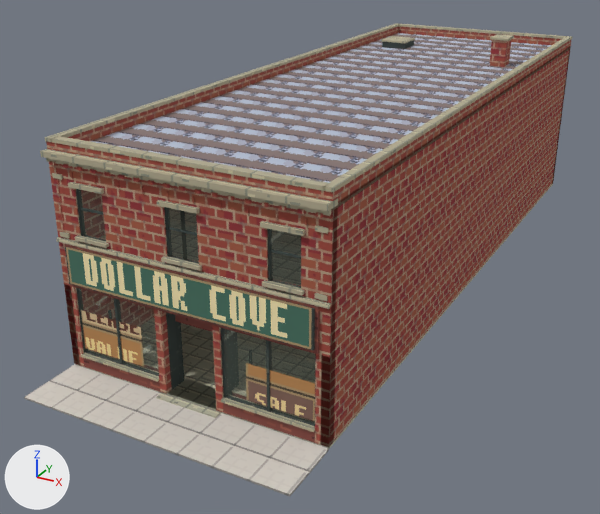
Renders of the Blender file prototypes/five-and-dime/marlow-2000.blend from each side of a commit.
Before and after are seen from a camera (50 mm lens) standing at (14.1, -18.3, 15.2) and looking at (-1.8, 10.5, 0.8). Lighting does not change. The marker at lower left points along +X, +Y and +Z. The older version comes first. Objects named as collision shapes, trigger or cutter boxes, shadow casters or lower levels of detail are left out.

Before the edit, the objects in view are built like this:
```python
ob_building_shell__02 = bpy.data.objects.new('building_shell__02', me_entry_transom_head)
ob_building_shell__02.parent = ob_building_shell
ob_building_shell__02.location = (0.0, 0.0, 0.0)
ob_roof_and_parapet__02 = bpy.data.objects.new('roof_and_parapet__02', me_continuous_roof_deck)
ob_roof_and_parapet__02.parent = ob_roof_and_parapet
ob_roof_and_parapet__02.location = (0.0, 0.0, 0.0)
ob_roof_and_parapet__03 = bpy.data.objects.new('roof_and_parapet__03', me_rear_roof_scuttle)
ob_roof_and_parapet__03.parent = ob_roof_and_parapet
ob_roof_and_parapet__03.location = (0.0, 0.0, 0.0)
ob_sign_sale = bpy.data.objects.new('sign_sale', me_sign_sale)
ob_sign_sale.parent = ob_building_shell
ob_sign_sale.location = (0.0, 0.0, 0.0)
ob_sign_value = bpy.data.objects.new('sign_value', me_sign_value)
ob_sign_value.parent = ob_building_shell
ob_sign_value.location = (0.0, 0.0, 0.0)
# also in view: 'building_shell__00' at (0.0, 14.0, 3.6); 'roof_and_parapet__00' at (0.0, 13.9, 8.2); 'sign_name' at (0.0, -0.2, 4.1); 'Shared street sidewalk' at (0.0, -1.2, 0.0); 'roof_and_parapet__01' at (0.0, 13.9, 8.3)
```
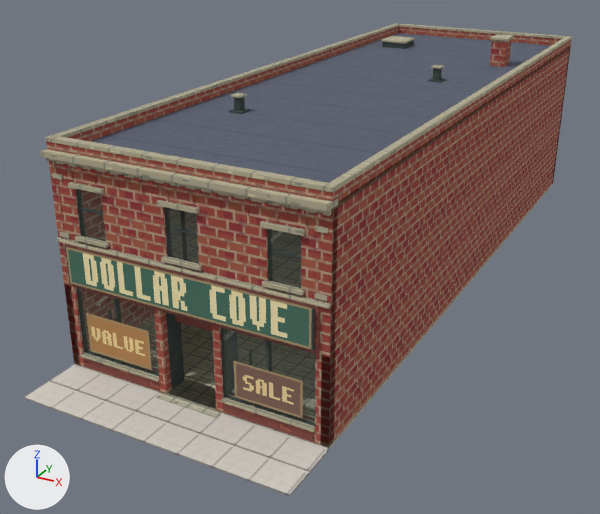
What changed in the scene script:
```text
Add img_membrane_png:
    img_membrane_png = load_image('membrane.png', '_unpacked/membrane.png', 128, 128, 'sRGB')
Change mat_roof_built_up:
    mat_roof_built_up.texture: img_tar_png -> img_membrane_png
Change me_sign_value:
    used by ob_sign_value; parent = ob_building_shell; location = (0.0, 0.0, 0.0)
    remove me_sign_value.from_pydata(...)  # 4 vertices, 1 face; spans x -4.57..-1.93, y 0.11, z 0.81..2.28
    add me_sign_value.from_pydata(...)  # 4 vertices, 1 face; spans x -4.2..-1.57, y 0.05, z 0.81..2.28
    me_sign_value part 1: the whole mesh is moved by (0.37, -0.06, 0.0)
Change me_sign_sale:
    used by ob_sign_sale; parent = ob_building_shell; location = (0.0, 0.0, 0.0)
    remove me_sign_sale.from_pydata(...)  # 4 vertices, 1 face; spans x 2.08..4.48, y 0.1, z 0.8..2.12
    add me_sign_sale.from_pydata(...)  # 4 vertices, 1 face; spans x 1.68..4.09, y 0.05, z 0.8..2.12
    me_sign_sale part 2: the whole mesh is moved by (-0.39, -0.06, 0.0)
Change me_continuous_roof_deck:
    where me_continuous_roof_deck.from_pydata(...)  # 8 vertices, 6 faces; spans x -4.9..4.9, y 0.1..27.9, z 7.6..7.8
    used by ob_roof_and_parapet__02; parent = ob_roof_and_parapet; location = (0.0, 0.0, 0.0)
    me_continuous_roof_deck part 3: texture (UV) coordinates of 6 of 6 faces, centred in x -4.9..4.9, y 0.1..27.9, z 7.6..7.8, changed; they spanned u -22.5..22.5, v 0.06..22.5 and now span u -5.63..5.63, v 0.02..5.63
Change me_rear_roof_scuttle:
    used by ob_roof_and_parapet__03; parent = ob_roof_and_parapet; location = (0.0, 0.0, 0.0)
    remove me_rear_roof_scuttle.from_pydata(...)  # 8 vertices, 6 faces; spans x -3.64..-2.37, y 22.89..24.18, z 7.75..8.05
    add me_rear_roof_scuttle.from_pydata(...)  # 40 vertices, 30 faces; spans x -3.64..2.16, y 7.11..24.18, z 7.75..8.32
    me_rear_roof_scuttle part 4: a new loose piece, a box spanning x -2.88..-2.32, y 7.11..7.65, z 7.75..7.815, in mat_detail_frames (picture img_iron_png)
    me_rear_roof_scuttle part 5: a new loose piece, a box spanning x -2.74..-2.46, y 7.24..7.52, z 7.815..8.32, in mat_detail_frames (picture img_iron_png)
    me_rear_roof_scuttle part 6: a new loose piece, a box spanning x 1.6..2.16, y 15.89..16.43, z 7.75..7.815, in mat_detail_frames (picture img_iron_png)
    me_rear_roof_scuttle part 7: a new loose piece, a box spanning x 1.74..2.02, y 16.02..16.3, z 7.815..8.32, in mat_detail_frames (picture img_iron_png)
```

Location of each change, [x1, y1, x2, y2] in pixels of the pictures (600 x 514 px):
'roof_and_parapet__02', surface changed (darker): [90, 33, 552, 183] in both
'sign_sale', mesh moved: before [246, 363, 315, 421]; after [234, 361, 303, 419]
'sign_value', mesh moved: before [81, 310, 144, 367]; after [86, 313, 152, 370]
'roof_and_parapet__03', reshaped: before [382, 40, 414, 49]; after [229, 40, 445, 114]
part 4 of me_rear_roof_scuttle, added: after [229, 109, 250, 114]
part 5 of me_rear_roof_scuttle, added: after [234, 97, 245, 111]
part 6 of me_rear_roof_scuttle, added: after [428, 78, 445, 83]
part 7 of me_rear_roof_scuttle, added: after [433, 68, 442, 80]
